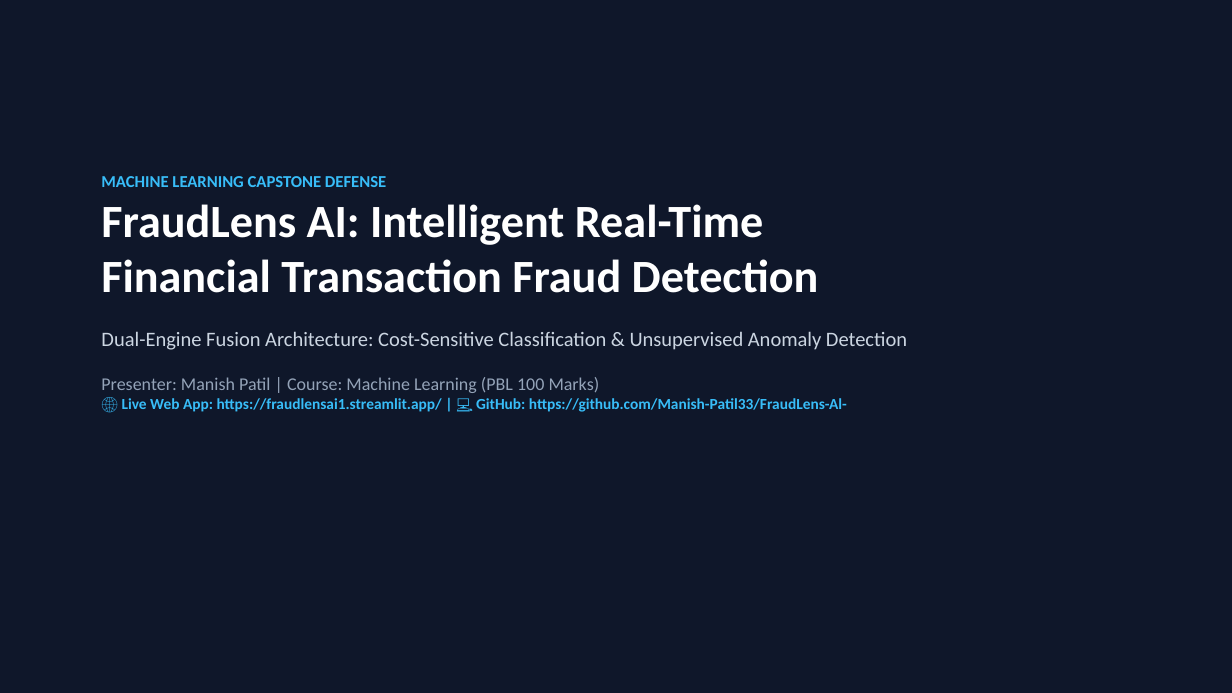
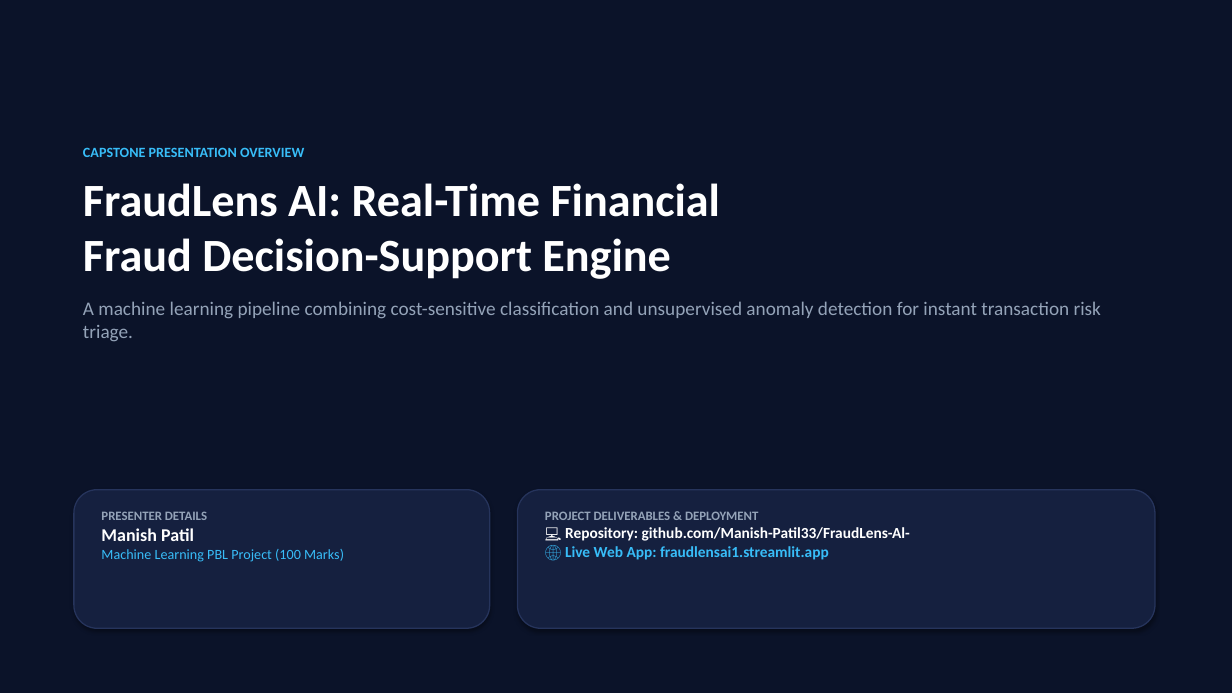
Before and after one commit to Manish-Patil33/FraudLens-Al-, a slide deck: slide 1 of reports/FraudLens_AI_Presentation.pptx. Drawn at 1232x693 pixels with LibreOffice and Linux fonts; fonts in the diff are those of the drawing. Boxes give left, top, right and bottom in pixels: in the first picture for what was removed or moved away, otherwise in the second. Text is boxed around its words. In the diff, an @@ line names an element or a change of style, - is before the commit and + after.

Commit message:
style: redesign 13-slide presentation deck in modern card-based executive layout with distinct FinTech palette

```diff
--- a/reports/FraudLens_AI_Presentation.pptx
+++ b/reports/FraudLens_AI_Presentation.pptx
@@ rectangle at [0, 0, 1232, 693]: fill #0F172A to #0B1329 @@
@@ text at [83, 147, 1101, 341]: text changed; size 12 to 15 pt; text colour #38BDF8 to #94A3B8; bold off @@
-MACHINE LEARNING CAPSTONE DEFENSE
-FraudLens AI: Intelligent Real-Time
-Financial Transaction Fraud Detection
-Dual-Engine Fusion Architecture: Cost-Sensitive Classification & Unsupervised Anomaly Detection
-Presenter: Manish Patil | Course: Machine Learning (PBL 100 Marks)
-🌐 Live Web App: https://fraudlensai1.streamlit.app/ | 💻 GitHub: https://github.com/Manish-Patil33/FraudLens-Al-
+CAPSTONE PRESENTATION OVERVIEW
+FraudLens AI: Real-Time Financial
+Fraud Decision-Support Engine
+A machine learning pipeline combining cost-sensitive classification and unsupervised anomaly detection for instant transaction risk triage.
@@ rounded rectangle added at [74, 490, 490, 628], fill #15203F, outline #26345C 1 pt @@
@@ rounded rectangle added at [518, 490, 1155, 628], fill #15203F, outline #26345C 1 pt @@
@@ text added at [101, 511, 344, 562], 11 pt, text #38BDF8 @@
+PRESENTER DETAILS
+Manish Patil
+Machine Learning PBL Project (100 Marks)
@@ text added at [545, 511, 910, 560], 12 pt, text #FFFFFF, bold @@
+PROJECT DELIVERABLES & DEPLOYMENT
+💻 Repository: github.com/Manish-Patil33/FraudLens-Al-
+🌐 Live Web App: fraudlensai1.streamlit.app
```
Also in this commit, not shown: 4 other slides changed, 8 slides added, 5 slides removed, 2 other files.
